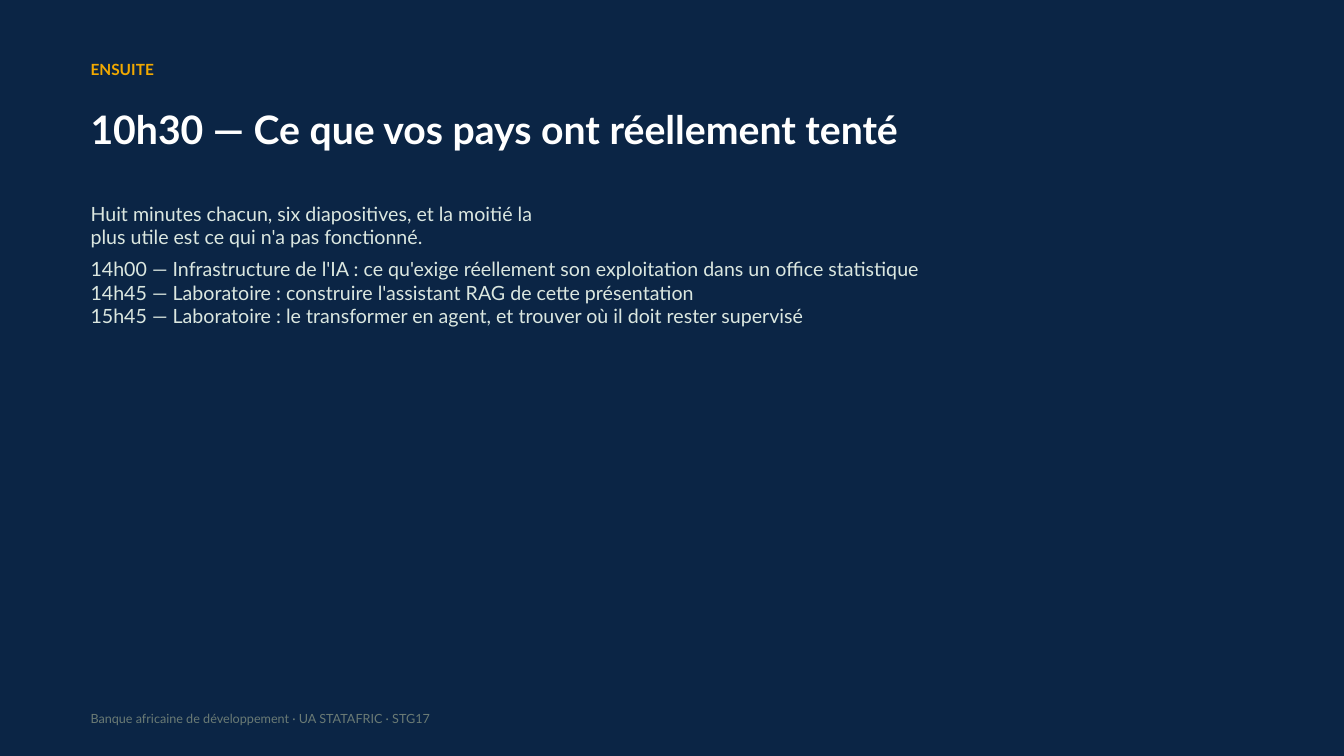
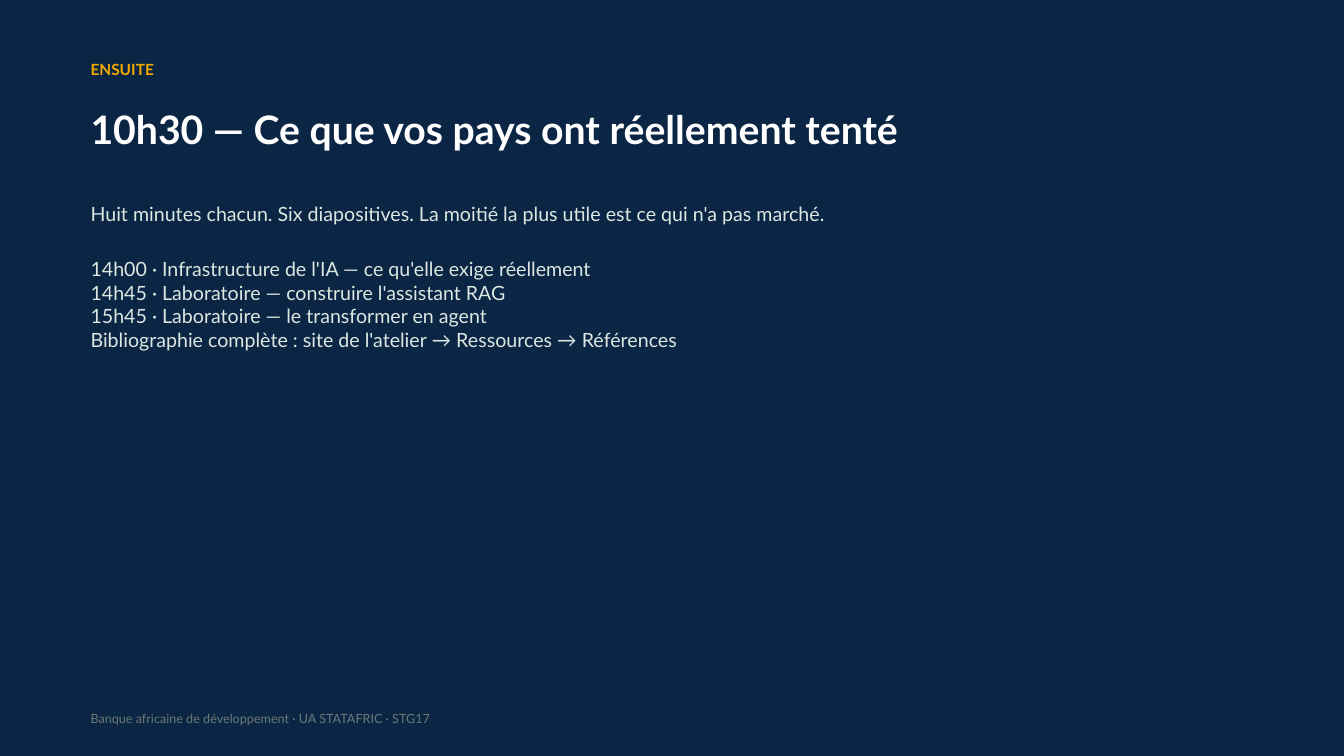
Before and after one commit to datainnov4africa-web/stg17-workshop, a slide deck: slide 17 of docs/slides/pptx/01-ai-family-tree-fr.pptx (slide 12 before the commit). Drawn at 1344x756 pixels with LibreOffice and Linux fonts; fonts in the diff are those of the drawing. Boxes give left, top, right and bottom in pixels: in the first picture for what was removed or moved away, otherwise in the second. Text is boxed around its words. In the diff, an @@ line names an element or a change of style, - is before the commit and + after.

```diff
--- a/docs/slides/pptx/01-ai-family-tree-fr.pptx
+++ b/docs/slides/pptx/01-ai-family-tree-fr.pptx
@@ text at box(91, 206, 824, 225): text changed @@
-Huit minutes chacun, six diapositives, et la moitié la
-plus utile est ce qui n'a pas fonctionné.
+Huit minutes chacun. Six diapositives. La moitié la plus utile est ce qui n'a pas marché.
@@ text at box(91, 261, 677, 351): text changed @@
-14h00 — Infrastructure de l'IA : ce qu'exige réellement son exploitation dans un office statistique
-14h45 — Laboratoire : construire l'assistant RAG de cette présentation
-15h45 — Laboratoire : le transformer en agent, et trouver où il doit rester supervisé
+14h00 · Infrastructure de l'IA — ce qu'elle exige réellement
+14h45 · Laboratoire — construire l'assistant RAG
+15h45 · Laboratoire — le transformer en agent
+Bibliographie complète : site de l'atelier → Ressources → Références
```
Also in this commit, not shown: 11 other slides changed, 5 slides added, 1 slide removed, 11 other files.
